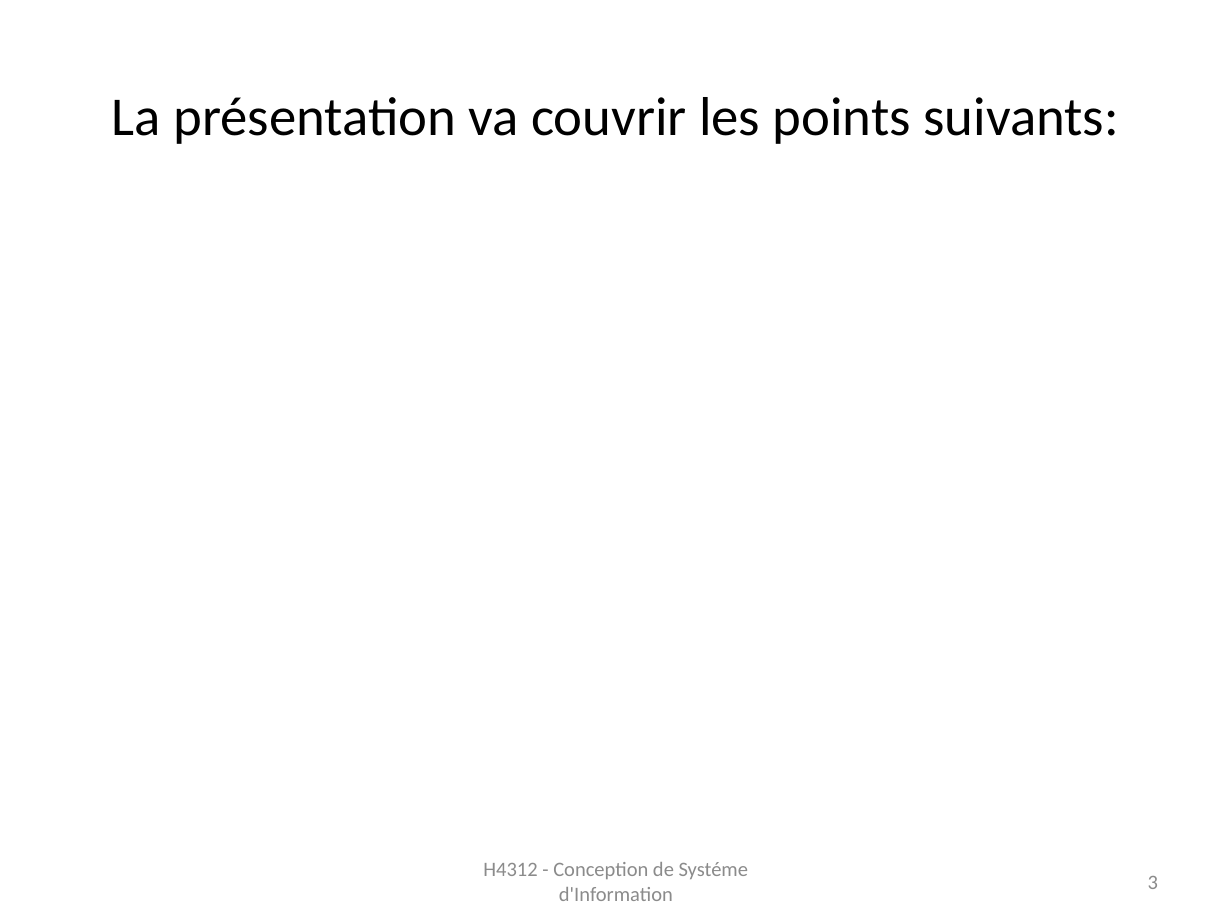
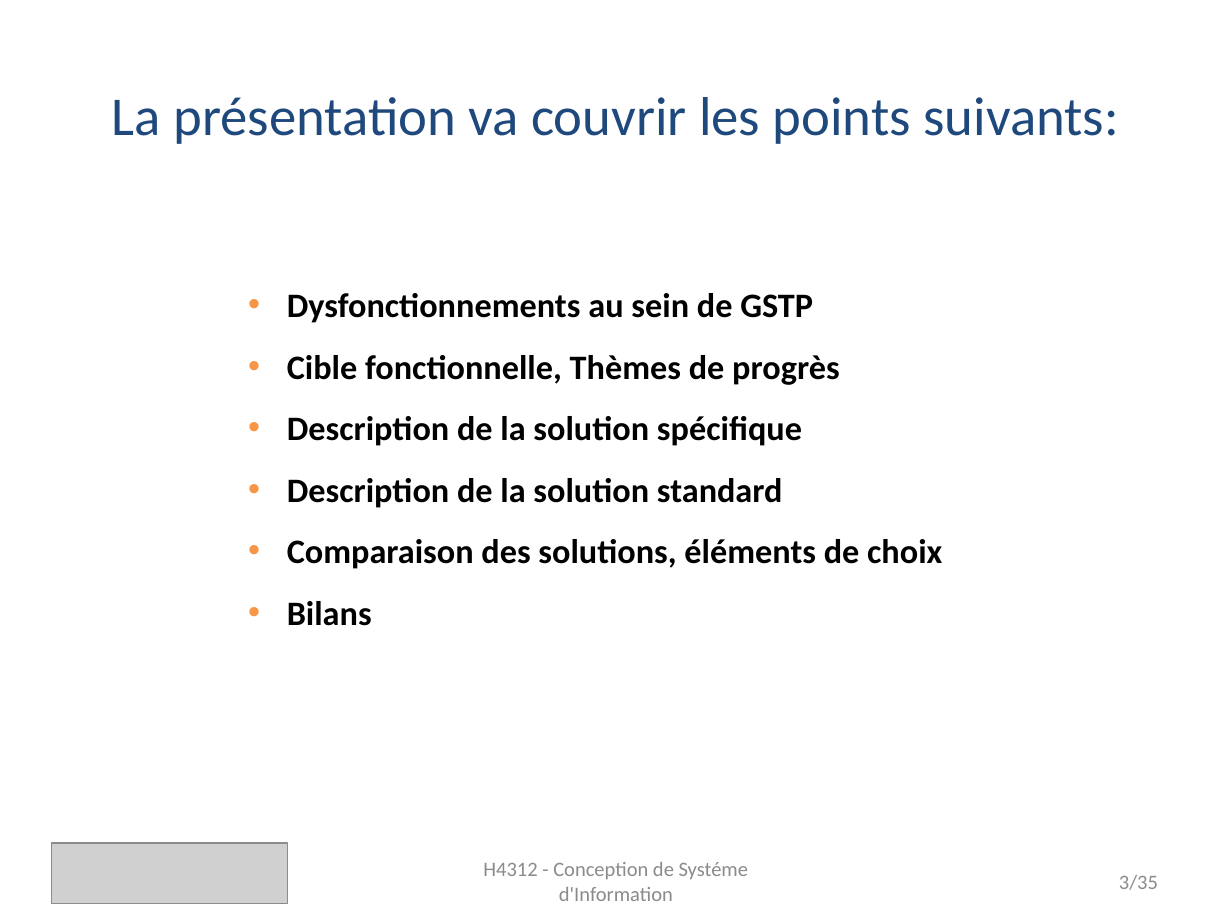
Before and after one commit to monicaGolumbeanu/GSTP, a slide deck: slide 3 of rapports/presentation/presentationFinale.pptx. Drawn at 1232x924 pixels with LibreOffice and Linux fonts; fonts in the diff are those of the drawing; grey boxes stand for pictures. Boxes give left, top, right and bottom in pixels: in the first picture for what was removed or moved away, otherwise in the second. Text is boxed around its words. In the diff, an @@ line names an element or a change of style, - is before the commit and + after.

```diff
--- a/rapports/presentation/presentationFinale.pptx
+++ b/rapports/presentation/presentationFinale.pptx
@@ title "La présentation va couvrir les ..." at [112,97,1119,144]: text colour #000000 to #1F497D @@
@@ text added at [287,293,942,626], 20 pt, text #000000, bold @@
+• Dysfonctionnements au sein de GSTP
+• Cible fonctionnelle, Thèmes de progrès
+• Description de la solution spécifique
+• Description de la solution standard
+• Comparaison des solutions, éléments de choix
+• Bilans
@@ picture added at [52,843,288,903] @@
@@ page number at [1119,875,1158,890]: text changed @@
-3
+3/35
```
Also in this commit, not shown: 7 other slides changed, 27 slides added, 2 other files.
